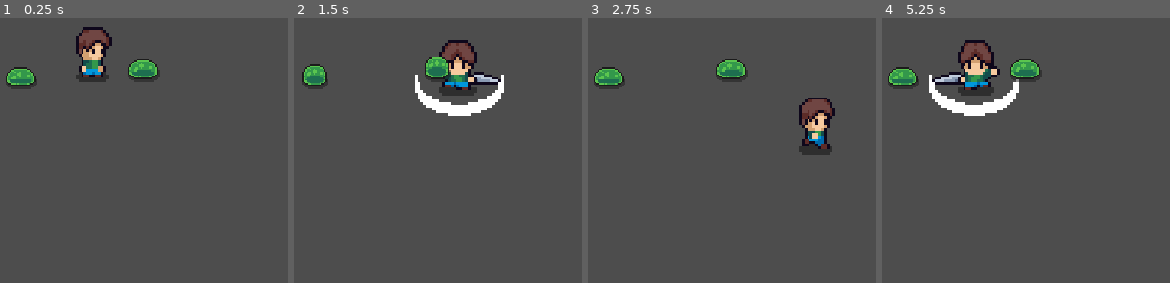
Above: before the commit, frames 1-4 (left to right).
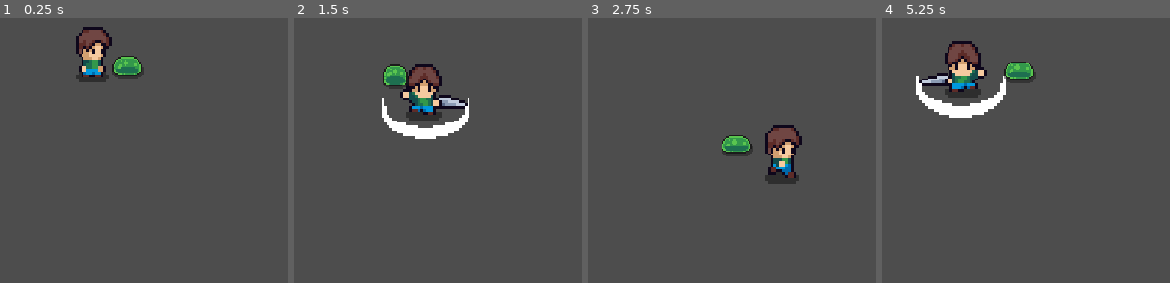
Above: after the commit, the same moments.

Repository: CrescentsChaos/Earthen
Game: Godot game, scene res://scenes/main.tscn
Same seed, same stepped clock (60 frames per second), same inputs: the game is played once before the commit and once after it.
Inputs:
- Up to frame 1 (0.25 s): no input
- Up to frame 2 (1.5 s): hold Right (right) 0.53-1.28 s; tap Space (attack) at 0.6, 1.35 s; hold S (down) from 1.28 s (still down)
- Up to frame 3 (2.75 s): release S (down) at 2.03 s; hold Right (right) from 2.03 s (still down); tap Space (attack) at 2.1 s
- Up to frame 4 (5.25 s): release Right (right) at 2.78 s; hold Up (up) 2.78-3.53 s; tap Space (attack) every 0.75 s from 2.85 to 5.1 s; hold Left (left) 3.53-5.03 s; hold S (down) from 5.03 s (still down)

The runs differ from the first frame. In frame 1, 2.0% of the frame differs, in the area x 2-56%, y 14-27%; in frame 2, 9.2%, in the area x 2-73%, y 8-46%; in frame 3, 6.7%; in frame 4, 6.2%.

Commit message:
Slime follows the player.

Diff:
--- a/scenes/main.tscn
+++ b/scenes/main.tscn
@@ -10,6 +10,3 @@
 
 [node name="Slime" parent="." unique_id=882620938 instance=ExtResource("2_0wfyh")]
 position = Vector2(635, 338)
-
-[node name="Slime2" parent="." unique_id=1198164713 instance=ExtResource("2_0wfyh")]
-position = Vector2(459, 349)
--- a/scenes/player.tscn
+++ b/scenes/player.tscn
@@ -421,6 +421,9 @@
 "speed": 7.0
 }]
 
+[sub_resource type="RectangleShape2D" id="RectangleShape2D_35esj"]
+size = Vector2(13.25, 7)
+
 [sub_resource type="RectangleShape2D" id="RectangleShape2D_1nuvc"]
 size = Vector2(15, 15)
 
@@ -430,8 +433,11 @@
 
 [node name="AnimatedSprite2D" type="AnimatedSprite2D" parent="." unique_id=113840387]
 sprite_frames = SubResource("SpriteFrames_1nuvc")
-animation = &"attack_right"
-frame = 1
+animation = &"idle_down"
+
+[node name="CollisionShape2D" type="CollisionShape2D" parent="." unique_id=1954507348]
+position = Vector2(-0.625, 3.5)
+shape = SubResource("RectangleShape2D_35esj")
 
 [node name="SwingSword" type="AudioStreamPlayer2D" parent="." unique_id=391742053]
 stream = ExtResource("3_qhqgy")
--- a/scenes/slime.tscn
+++ b/scenes/slime.tscn
@@ -1,6 +1,7 @@
 [gd_scene format=3 uid="uid://dta3p0vp7t81n"]
 
 [ext_resource type="Texture2D" uid="uid://cr4mae4ma4nve" path="res://assets/images/enemies/Slime_Green.png" id="1_371uh"]
+[ext_resource type="Script" uid="uid://caen7acfk6gmm" path="res://scripts/slime.gd" id="1_p2gj0"]
 
 [sub_resource type="AtlasTexture" id="AtlasTexture_p2gj0"]
 atlas = ExtResource("1_371uh")
@@ -162,7 +163,11 @@
 
 [sub_resource type="RectangleShape2D" id="RectangleShape2D_371uh"]
 
+[sub_resource type="CircleShape2D" id="CircleShape2D_1nuvc"]
+radius = 150.0
+
 [node name="Slime" type="CharacterBody2D" unique_id=882620938]
+script = ExtResource("1_p2gj0")
 
 [node name="AnimatedSprite2D" type="AnimatedSprite2D" parent="." unique_id=1634604770]
 scale = Vector2(2, 2)
@@ -174,3 +179,10 @@
 [node name="CollisionShape2D" type="CollisionShape2D" parent="." unique_id=1282084574]
 scale = Vector2(2, 2)
 shape = SubResource("RectangleShape2D_371uh")
+
+[node name="Sight" type="Area2D" parent="." unique_id=706469240]
+
+[node name="CollisionShape2D" type="CollisionShape2D" parent="Sight" unique_id=763498384]
+shape = SubResource("CircleShape2D_1nuvc")
+
+[connection signal="body_entered" from="Sight" to="." method="_on_sight_body_entered"]
--- /dev/null
+++ b/scripts/slime.gd
@@ -0,0 +1,18 @@
+extends CharacterBody2D
+
+
+const SPEED = 100.0
+var target = null
+
+func _physics_process(delta: float) -> void:
+	if target:
+		_attack(delta)
+
+func _attack(delta: float) -> void:
+	var direction = (target.position - position).normalized()
+	position += direction * SPEED * delta
+func _on_sight_body_entered(body: Node2D) -> void:
+	if body.name == "Player":
+		target = body
+		print("Slime detected the "+ body.name)
+		print("Slime is targetting "+ target.name)
Not shown, added: scripts/slime.gd.uid
